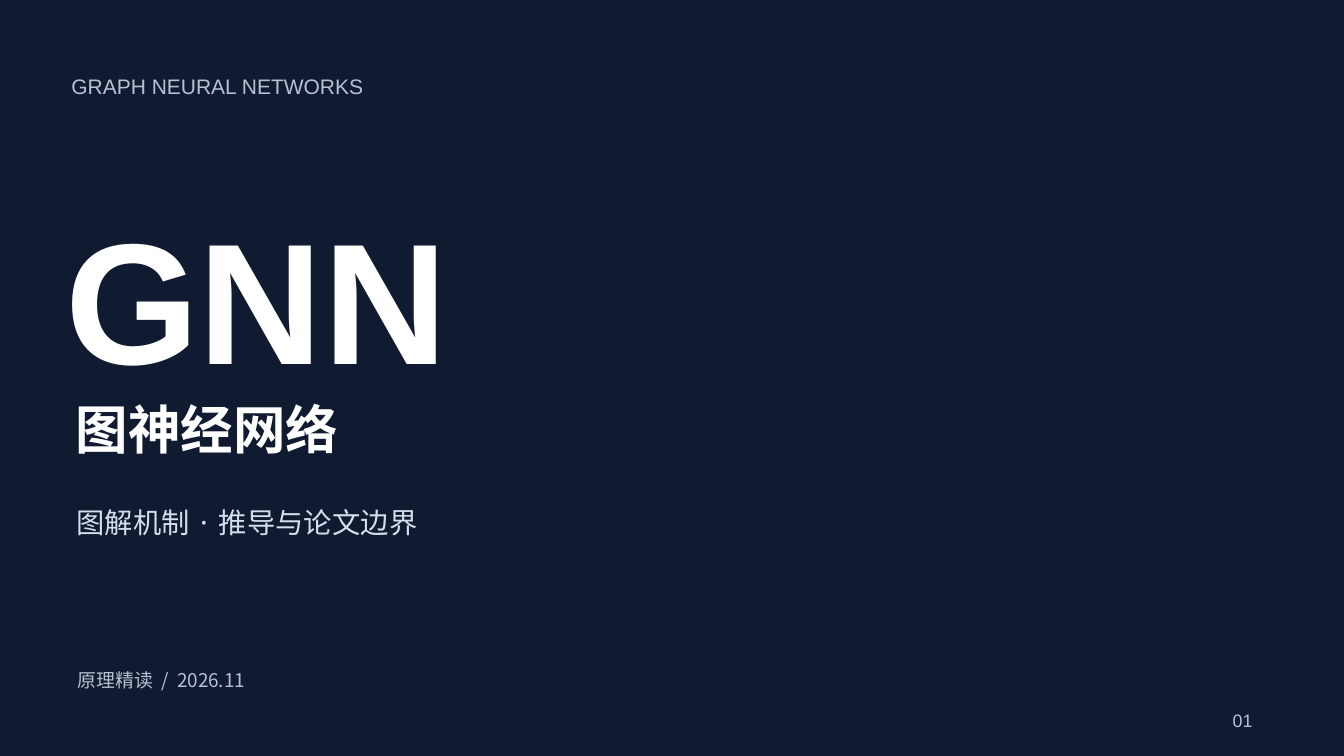
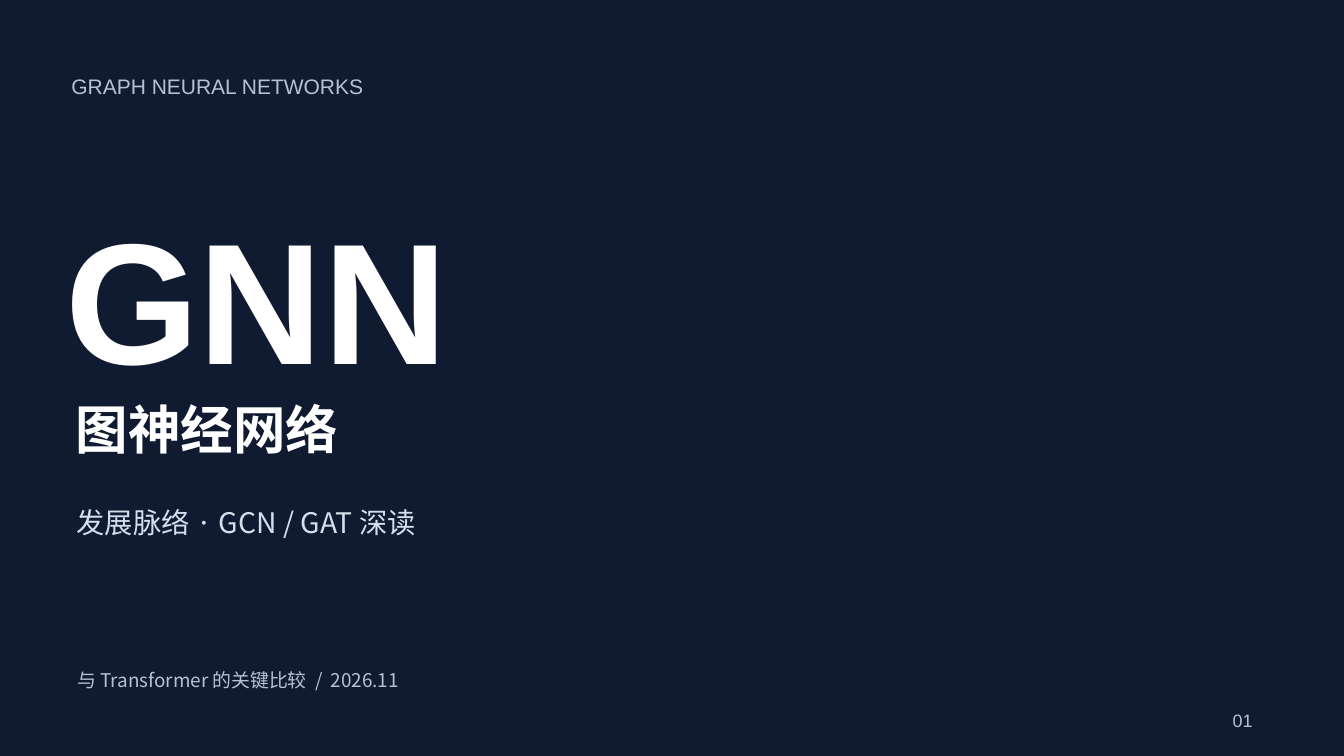
Before and after one commit to guozongzhi/GNN, a slide deck: slide 1 of outputs/presentations/GNN-原理与关键论文.pptx. Drawn at 1344x756 pixels with LibreOffice and Linux fonts; fonts in the diff are those of the drawing; background and template pictures are left out. Boxes give left, top, right and bottom in pixels: in the first picture for what was removed or moved away, otherwise in the second. Text is boxed around its words. In the diff, an @@ line names an element or a change of style, - is before the commit and + after.

Commit message:
docs: focus GNN evolution and GCN GAT Transformer comparison

```diff
--- a/outputs/presentations/GNN-原理与关键论文.pptx
+++ b/outputs/presentations/GNN-原理与关键论文.pptx
@@ text at box(77, 509, 416, 536): text changed @@
-图解机制 · 推导与论文边界
+发展脉络 · GCN / GAT 深读
@@ text at box(78, 671, 399, 689): text changed @@
-原理精读 / 2026.11
+与 Transformer 的关键比较 / 2026.11
```
Also in this commit, not shown: 2 other slides changed, 23 slides added, 32 slides removed, 14 other files.
